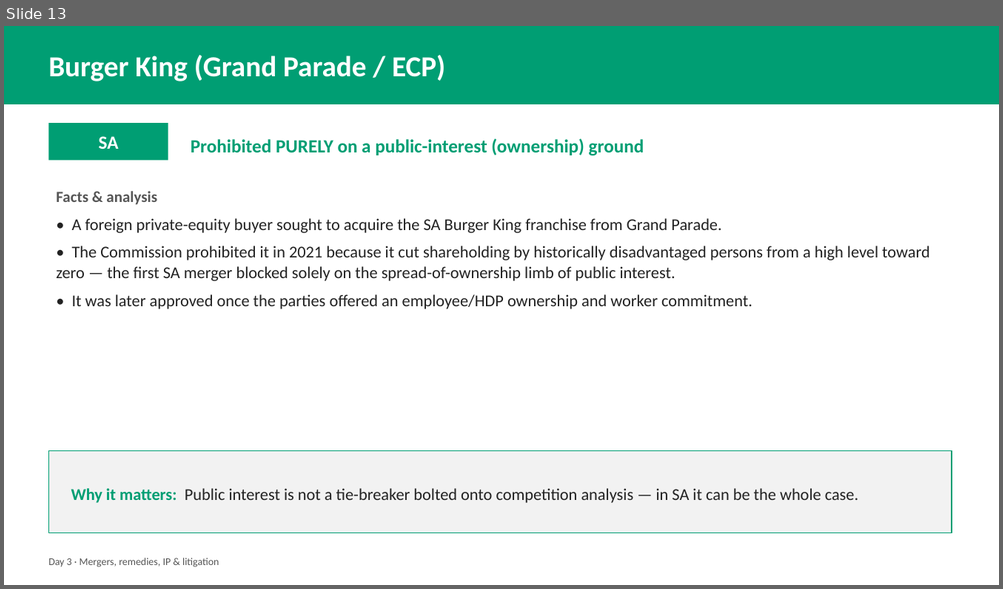
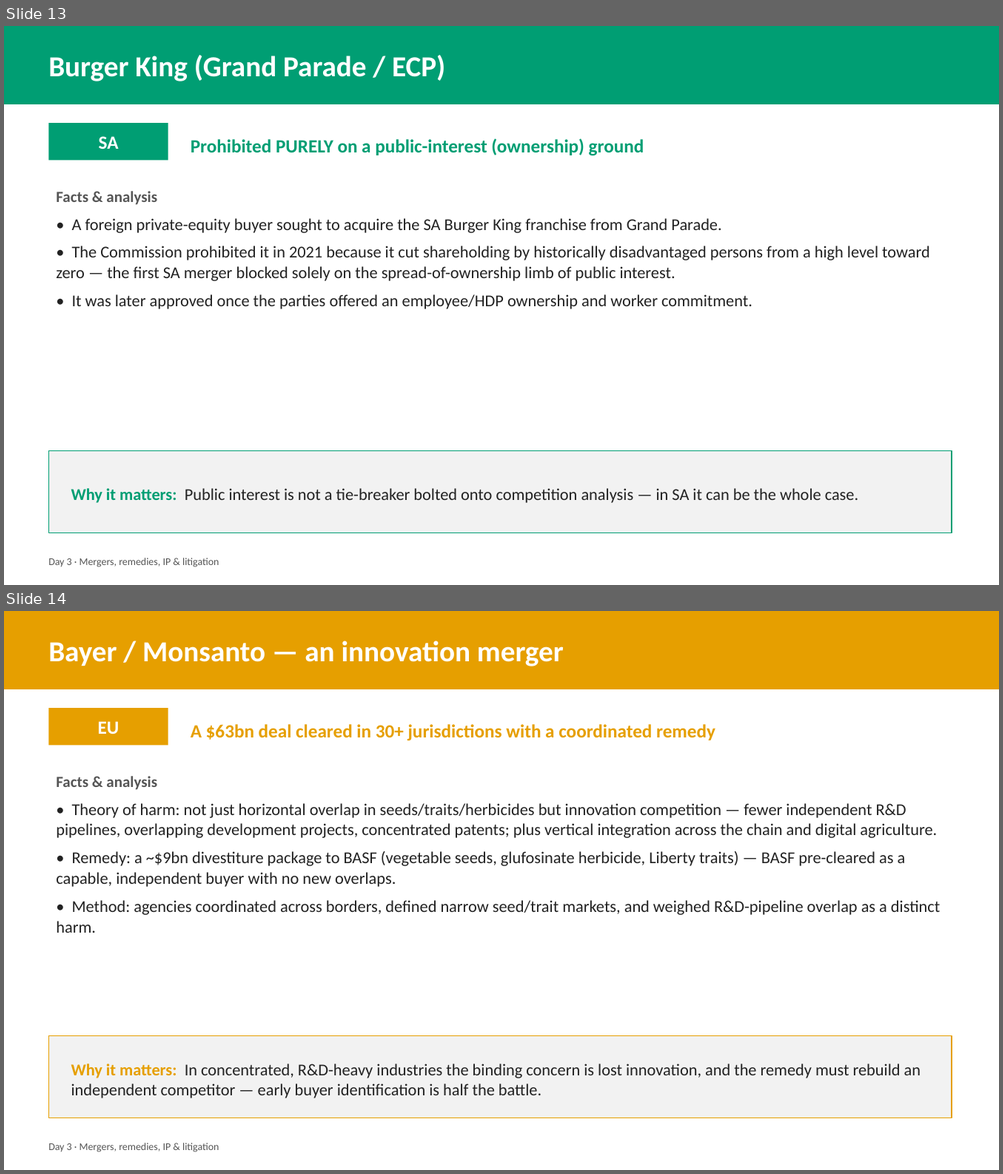
Before and after one commit to laurencehw/antitrust-methods, a slide deck: teaching/slides/day3_mergers_remedies_litigation.pptx. Shown one above the other, each under a label of ours: slide 13 before the commit, slides 13 and 14 after it. The pictures are 1003x589 and 1003x1174 pixels, drawn with LibreOffice and Linux fonts; fonts in the diff are those of the drawing. Boxes give left, top, right and bottom in pixels: in the first picture for what was removed or moved away, otherwise in the second. Text is boxed around its words. In the diff, an @@ line names an element or a change of style, - is before the commit and + after.

```diff
--- a/teaching/slides/day3_mergers_remedies_litigation.pptx
+++ b/teaching/slides/day3_mergers_remedies_litigation.pptx
@@ slide 14 added at [4,611,999,1170], background #FFFFFF @@
@@ rectangle added at [4,611,999,689], fill #E69F00 @@
@@ text added at [48,641,563,667], 28 pt, text #FFFFFF, bold @@
+Bayer / Monsanto — an innovation merger
@@ rectangle added at [48,708,168,745], fill #E69F00 @@
@@ text added at [98,721,119,734], 18 pt, text #FFFFFF, bold @@
+EU
@@ text added at [190,724,715,741], 18 pt, text #E69F00, bold @@
+A $63bn deal cleared in 30+ jurisdictions with a coordinated remedy
@@ text added at [56,776,939,933], 16 pt, text #222222 @@
+Facts & analysis
+• Theory of harm: not just horizontal overlap in seeds/traits/herbicides but innovation competition — fewer independent R&D pipelines, overlapping development projects, concentrated patents; plus vertical integration across the chain and digital agriculture.
+• Remedy: a ~$9bn divestiture package to BASF (vegetable seeds, glufosinate herbicide, Liberty traits) — BASF pre-cleared as a capable, independent buyer with no new overlaps.
+• Method: agencies coordinated across borders, defined narrow seed/trait markets, and weighed R&D-pipeline overlap as a distinct harm.
@@ rectangle added at [48,1037,951,1119], fill #F2F2F2, outline #E69F00 1 pt @@
@@ text added at [71,1064,920,1099], 16 pt, text #222222 @@
+Why it matters: In concentrated, R&D-heavy industries the binding concern is lost innovation, and the remedy must rebuild an independent competitor — early buyer identification is half the battle.
@@ text added at [48,1143,219,1153], 10 pt, text #555555 @@
+Day 3 · Mergers, remedies, IP & litigation
```
Also in this commit, not shown: 3 other slides added, 5 other files.
